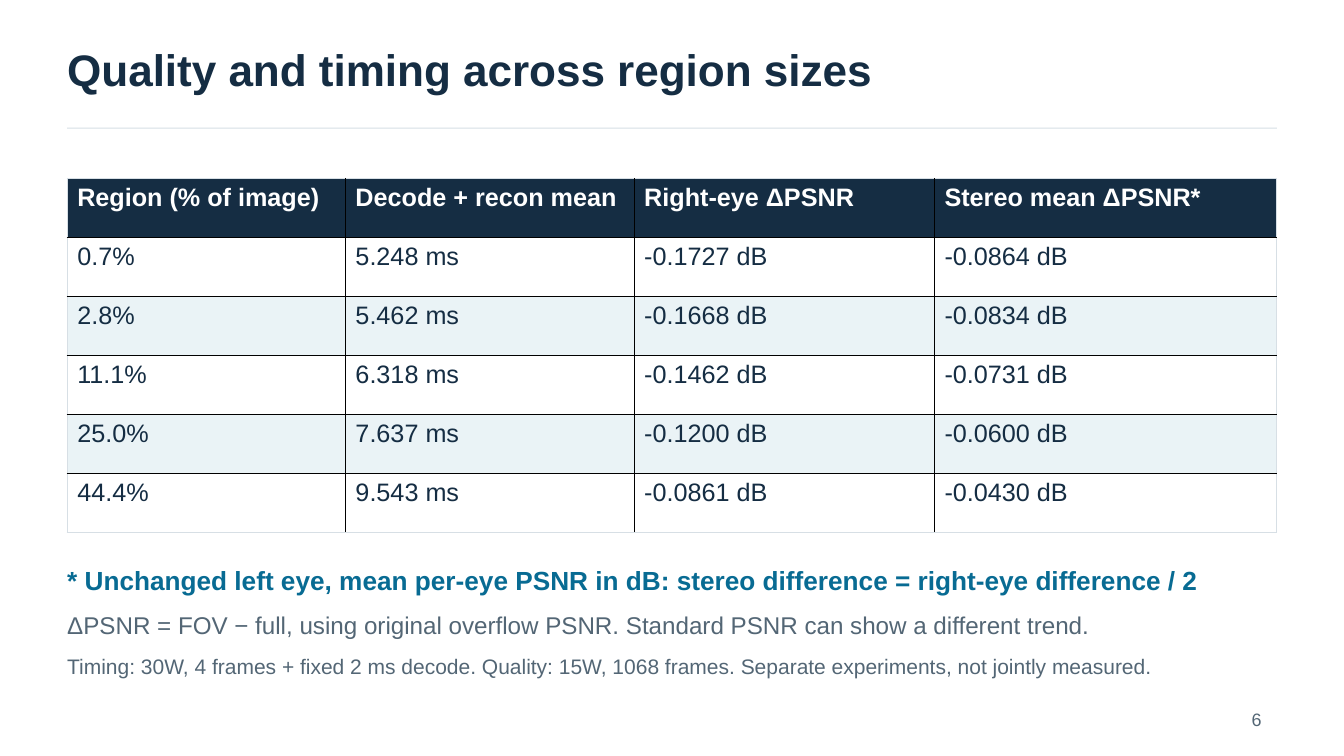
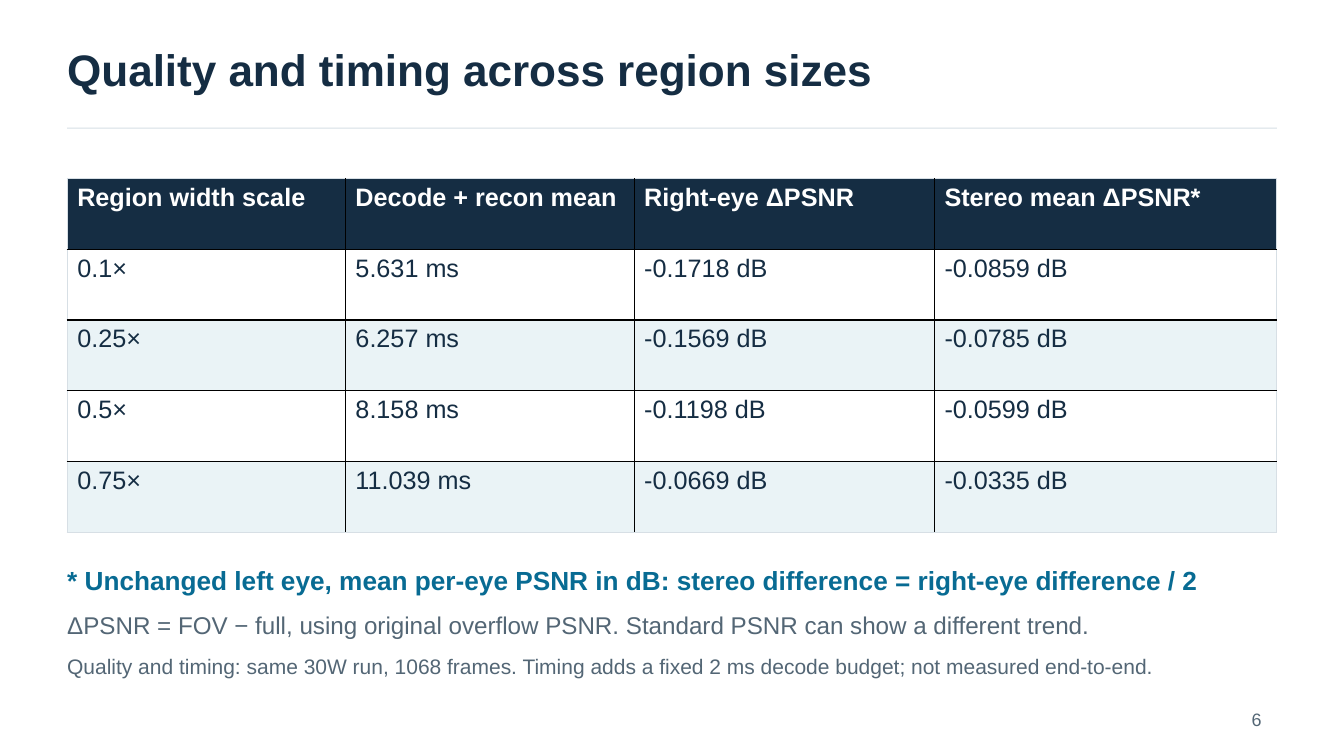
Before and after one commit to yingtian991221/stereo-eye-reconstruction, a slide deck: slide 6 of presentations/weekly_20261029/weekly_20261029_english_30w.pptx. Drawn at 1344x756 pixels with LibreOffice and Linux fonts; fonts in the diff are those of the drawing. Boxes give left, top, right and bottom in pixels: in the first picture for what was removed or moved away, otherwise in the second. Text is boxed around its words. In the diff, an @@ line names an element or a change of style, - is before the commit and + after.

Commit message:
Measure four new FOV scales on all Driving frames and update slides

```diff
--- a/presentations/weekly_20261029/weekly_20261029_english_30w.pptx
+++ b/presentations/weekly_20261029/weekly_20261029_english_30w.pptx
@@ table at (68,178,1277,532) @@
-row 1: Region (% of image) | Decode + recon mean | Right-eye ΔPSNR | Stereo mean ΔPSNR*
-row 2: 0.7% | 5.248 ms | -0.1727 dB | -0.0864 dB
-row 3: 2.8% | 5.462 ms | -0.1668 dB | -0.0834 dB
-row 4: 11.1% | 6.318 ms | -0.1462 dB | -0.0731 dB
-row 5: 25.0% | 7.637 ms | -0.1200 dB | -0.0600 dB
-row 6: 44.4% | 9.543 ms | -0.0861 dB | -0.0430 dB
+row 1: Region width scale | Decode + recon mean | Right-eye ΔPSNR | Stereo mean ΔPSNR*
+row 2: 0.1× | 5.631 ms | -0.1718 dB | -0.0859 dB
+row 3: 0.25× | 6.257 ms | -0.1569 dB | -0.0785 dB
+row 4: 0.5× | 8.158 ms | -0.1198 dB | -0.0599 dB
+row 5: 0.75× | 11.039 ms | -0.0669 dB | -0.0335 dB
@@ text at (67,659,1152,678): text changed @@
-Timing: 30W, 4 frames + fixed 2 ms decode. Quality: 15W, 1068 frames. Separate experiments, not jointly measured.
+Quality and timing: same 30W run, 1068 frames. Timing adds a fixed 2 ms decode budget; not measured end-to-end.
```
Also in this commit, not shown: 2 other slides changed, 25 other files.
